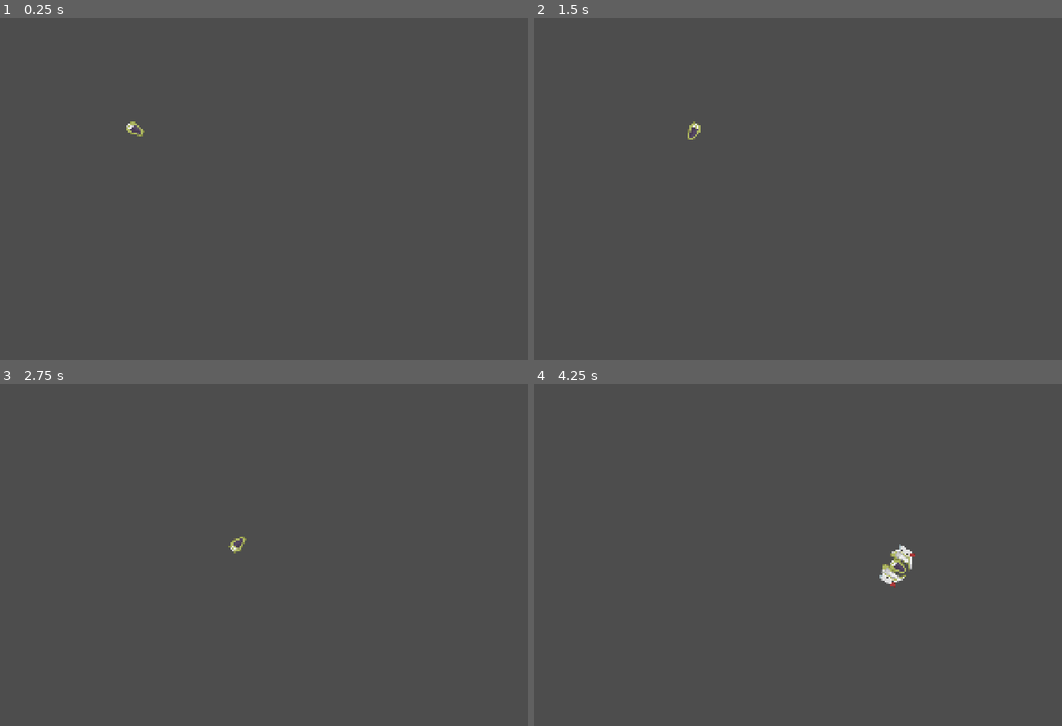
Above: before the commit, frames 1-4 (two rows, left to right).
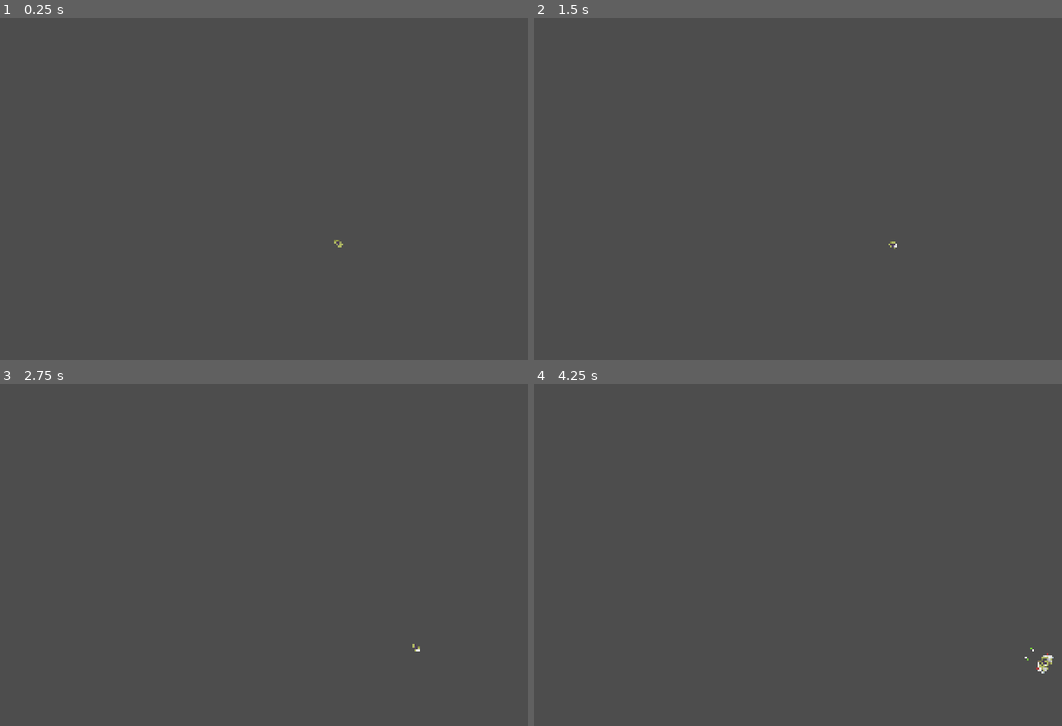
Above: after the commit, the same moments.

Repository: robertsforrest/modular_bullet_hell
Game: Godot game, scene res://Main.tscn
Two runs of this game, one before a commit and one after it. Both use one fixed random seed, a clock stepped at 60 frames per second and the inputs below.
Inputs (mouse positions are in pixels of both pictures, inside the frame that each line leads up to):
- Up to frame 1 (0.25 s): no input
- Up to frame 2 (1.5 s): tap Enter at 0.5 s; move the mouse to (908, 171) at 0.52 s; press the mouse at (908, 171) at 0.53 s; hold D (move_right) 0.53-1.28 s; move the mouse to (655, 206) at 1.27 s; release the mouse at (655, 206) at 1.28 s; hold S (move_down) from 1.28 s (still down); click (655, 206) at 1.35 s
- Up to frame 3 (2.75 s): move the mouse to (300, 479) at 2.02 s; release S (move_down) at 2.03 s; press the mouse at (300, 479) at 2.03 s; hold D (move_right) from 2.03 s (still down)
- Up to frame 4 (4.25 s): move the mouse to (745, 623) at 2.77 s; release D (move_right) at 2.78 s; release the mouse at (745, 623) at 2.78 s; hold W (move_up) 2.78-3.53 s; click (745, 623) at 2.85 s; move the mouse to (956, 606) at 3.52 s; press the mouse at (956, 606) at 3.53 s; hold A (move_left) from 3.53 s (still down); tap Y (debug_1) at 4.15 s

The runs differ from the first frame. In frame 1, less than 0.1% of the frame differs, in the area x 23-65%, y 30-68%; in frame 2, less than 0.1%; in frame 3, less than 0.1%; in frame 4, 0.5%, in the area x 65-99%, y 46-85%.

Commit message:
Implemented two simple bullet types linked to gun components w/ very basic bullet movement code

Diff:
--- /dev/null
+++ b/Entities/Player/Components/LaserGun.tscn
@@ -0,0 +1,26 @@
+[gd_scene format=3 uid="uid://dy8deqmtlgppq"]
+
+[ext_resource type="Script" uid="uid://ino5mhbbsc41" path="res://Entities/Player/Components/laser_gun.gd" id="1_15782"]
+[ext_resource type="Texture2D" uid="uid://hw7aemxrynw2" path="res://Entities/Player/Assets/laser_gun.png" id="2_1mt4w"]
+[ext_resource type="PackedScene" uid="uid://bajbukconqclo" path="res://Entities/Player/Projectiles/PlayerLaserSmall.tscn" id="2_5pjx0"]
+
+[sub_resource type="CapsuleShape2D" id="CapsuleShape2D_15782"]
+radius = 7.0
+height = 32.0
+
+[node name="LaserGun" type="Area2D" unique_id=202339197 node_paths=PackedStringArray("cooldown_timer", "collision_shape")]
+script = ExtResource("1_15782")
+bullet_tscn = ExtResource("2_5pjx0")
+cooldown_timer = NodePath("CooldownTimer")
+shoot_cooldown = 0.5
+collision_shape = NodePath("CollisionShape2D")
+metadata/_custom_type_script = "uid://dpjmm3b83c1q8"
+
+[node name="Sprite2D" type="Sprite2D" parent="." unique_id=1303605353]
+texture = ExtResource("2_1mt4w")
+
+[node name="CollisionShape2D" type="CollisionShape2D" parent="." unique_id=1415679640]
+shape = SubResource("CapsuleShape2D_15782")
+
+[node name="CooldownTimer" type="Timer" parent="." unique_id=86158748]
+one_shot = true
--- a/Entities/Player/Components/MachineGun.tscn
+++ b/Entities/Player/Components/MachineGun.tscn
@@ -2,14 +2,17 @@
 
 [ext_resource type="Script" uid="uid://cn6nsfaj7ubiq" path="res://Entities/Player/Components/machine_gun.gd" id="1_0fojp"]
 [ext_resource type="Texture2D" uid="uid://2ec8bfmy2dye" path="res://Entities/Player/Assets/machine_gun.png" id="2_bsps6"]
+[ext_resource type="PackedScene" uid="uid://j3jimo0mff4q" path="res://Entities/Player/Projectiles/PlayerBullet.tscn" id="2_tvpx7"]
 
 [sub_resource type="CapsuleShape2D" id="CapsuleShape2D_bsps6"]
 radius = 8.0
 height = 48.0
 
-[node name="MachineGun" type="Area2D" unique_id=841117510 node_paths=PackedStringArray("collision_shape")]
+[node name="MachineGun" type="Area2D" unique_id=841117510 node_paths=PackedStringArray("cooldown_timer", "collision_shape")]
 z_index = 1
 script = ExtResource("1_0fojp")
+bullet_tscn = ExtResource("2_tvpx7")
+cooldown_timer = NodePath("CooldownTimer")
 component_size = 1
 collision_shape = NodePath("CollisionShape2D")
 
@@ -20,3 +23,6 @@
 [node name="CollisionShape2D" type="CollisionShape2D" parent="." unique_id=584420267]
 position = Vector2(0, 16)
 shape = SubResource("CapsuleShape2D_bsps6")
+
+[node name="CooldownTimer" type="Timer" parent="." unique_id=1498351019]
+one_shot = true
--- /dev/null
+++ b/Entities/Player/Components/gun_component.gd
@@ -0,0 +1,16 @@
+class_name GunComponent
+extends ShipComponent
+
+@export var bullet_tscn: PackedScene
+@export var cooldown_timer: Timer
+@export var shoot_cooldown: float = 0.1
+
+func process(delta: float) -> void:
+	if (Input.is_action_pressed("shoot") and cooldown_timer.is_stopped()):
+		cooldown_timer.start(shoot_cooldown)
+		var bullet = bullet_tscn.instantiate()
+		bullet.direction = Vector2.DOWN.rotated(get_parent().global_rotation)
+		bullet.global_position = global_position
+		get_tree().get_current_scene().add_child(bullet)
+	# Call parent process
+	super(delta)
--- /dev/null
+++ b/Entities/Player/Components/laser_gun.gd
@@ -0,0 +1 @@
+extends GunComponent
--- a/Entities/Player/Components/machine_gun.gd
+++ b/Entities/Player/Components/machine_gun.gd
@@ -1 +1 @@
-extends ShipComponent
+extends GunComponent
--- a/Entities/Player/Components/player_core.gd
+++ b/Entities/Player/Components/player_core.gd
@@ -3,6 +3,7 @@
 const component_wing: PackedScene = preload("res://Entities/Player/Components/Wing.tscn")
 const component_thruster: PackedScene = preload("res://Entities/Player/Components/Thruster.tscn")
 const component_machine_gun: PackedScene = preload("res://Entities/Player/Components/MachineGun.tscn")
+const component_laser_gun: PackedScene = preload("res://Entities/Player/Components/LaserGun.tscn")
 
 func _process(delta: float) -> void:
 	if (Input.is_action_just_pressed("debug_1")):
@@ -11,5 +12,7 @@
 		var wing_right: ShipComponent = add_component(component_wing.instantiate(), 1)
 		var thrust_left: ShipComponent = wing_left.add_component(component_thruster.instantiate(), 0)
 		var thrust_right: ShipComponent = wing_right.add_component(component_thruster.instantiate(), 0)
-		var mg_left: ShipComponent = wing_left.add_component(component_machine_gun.instantiate(), 1)
-		var mg_right: ShipComponent = wing_right.add_component(component_machine_gun.instantiate(), 1)
+		#var mg_left: ShipComponent = wing_left.add_component(component_machine_gun.instantiate(), 1)
+		#var mg_right: ShipComponent = wing_right.add_component(component_machine_gun.instantiate(), 1)
+		var lg_left: ShipComponent = wing_left.add_component(component_laser_gun.instantiate(), 1)
+		var lg_right: ShipComponent = wing_right.add_component(component_laser_gun.instantiate(), 1)
--- /dev/null
+++ b/Entities/Player/Projectiles/PlayerBullet.tscn
@@ -0,0 +1,19 @@
+[gd_scene format=3 uid="uid://j3jimo0mff4q"]
+
+[ext_resource type="Texture2D" uid="uid://da6wliumu6gc3" path="res://Entities/Player/Assets/player_bullet_1.png" id="1_67cvd"]
+[ext_resource type="Script" uid="uid://duueds2mtskvj" path="res://Entities/Player/Projectiles/player_bullet.gd" id="1_jepk0"]
+
+[sub_resource type="CapsuleShape2D" id="CapsuleShape2D_67cvd"]
+radius = 4.0
+height = 18.0
+
+[node name="PlayerBullet" type="Area2D" unique_id=1523566817 groups=["player_bullets"]]
+script = ExtResource("1_jepk0")
+
+[node name="Sprite2D" type="Sprite2D" parent="." unique_id=2128162063]
+rotation = 1.5707964
+texture = ExtResource("1_67cvd")
+
+[node name="CollisionShape2D" type="CollisionShape2D" parent="." unique_id=198837390]
+rotation = 1.5707964
+shape = SubResource("CapsuleShape2D_67cvd")
--- /dev/null
+++ b/Entities/Player/Projectiles/PlayerLaserSmall.tscn
@@ -0,0 +1,20 @@
+[gd_scene format=3 uid="uid://bajbukconqclo"]
+
+[ext_resource type="Script" uid="uid://c4348s46chb0f" path="res://Entities/Player/Projectiles/player_laser_small.gd" id="1_ig64a"]
+[ext_resource type="Texture2D" uid="uid://2ld41w4xiuq0" path="res://Entities/Player/Assets/player_laser_1.png" id="1_yy7lx"]
+
+[sub_resource type="CapsuleShape2D" id="CapsuleShape2D_yy7lx"]
+radius = 4.0
+height = 36.0
+
+[node name="PlayerLaserSmall" type="Area2D" unique_id=1227237203 groups=["player_bullets"]]
+script = ExtResource("1_ig64a")
+speed = 2400.0
+
+[node name="Sprite2D" type="Sprite2D" parent="." unique_id=666694831]
+rotation = 1.5707964
+texture = ExtResource("1_yy7lx")
+
+[node name="CollisionShape2D" type="CollisionShape2D" parent="." unique_id=869283255]
+rotation = 1.5707964
+shape = SubResource("CapsuleShape2D_yy7lx")
--- /dev/null
+++ b/Entities/Player/Projectiles/player_bullet.gd
@@ -0,0 +1,9 @@
+class_name PlayerBullet
+extends Area2D
+
+@onready var direction: Vector2
+@export var speed: float = 3400.0
+
+func _physics_process(delta: float) -> void:
+	rotation = direction.angle()
+	position += direction * speed * delta
--- /dev/null
+++ b/Entities/Player/Projectiles/player_laser_small.gd
@@ -0,0 +1 @@
+extends PlayerBullet
--- a/Entities/Player/player.gd
+++ b/Entities/Player/player.gd
@@ -5,7 +5,7 @@
 
 # Gameplay variables
 @export var max_speed: float = 800.0
-@export var accel_spd: float = 200.0
+@export var accel_spd: float = 300.0
 @export var max_accel: float = 800.0
 @export var max_velocity: float = 1200.0
 @onready var velocity: Vector2 = Vector2.ZERO
@@ -34,6 +34,10 @@
 	velocity = velocity.limit_length(max_velocity)
 	position += velocity * delta
 
+func _process(delta: float) -> void:
+	for component in components:
+		component.process(delta)
+
 # Add a new component to the player
 func add_component(new_component) -> void:
 	add_child(new_component)
--- a/Main.tscn
+++ b/Main.tscn
@@ -6,3 +6,6 @@
 
 [node name="Player" parent="." unique_id=2004784632 instance=ExtResource("1_glv2v")]
 position = Vector2(619, 348)
+
+[node name="Camera2D" type="Camera2D" parent="." unique_id=1373726602]
+zoom = Vector2(0.5, 0.5)
--- a/project.godot
+++ b/project.godot
@@ -26,6 +26,10 @@
 window/size/viewport_height=1080
 window/stretch/mode="canvas_items"
 window/stretch/aspect="expand"
+
+[global_group]
+
+player_bullets=""
 
 [input]
 
@@ -58,6 +62,11 @@
 , Object(InputEventKey,"resource_local_to_scene":false,"resource_name":"","device":-1,"window_id":0,"alt_pressed":false …(186 unchanged characters)…
 ]
 }
+shoot={
+"deadzone": 0.2,
+"events": [Object(InputEventMouseButton,"resource_local_to_scene":false,"resource_name":"","device":-1,"window_id":0,"alt_pressed":false,"shift_pressed":false,"ctrl_pressed":false,"meta_pressed":false,"button_mask":0,"position":Vector2(0, 0),"global_position":Vector2(0, 0),"factor":1.0,"button_index":1,"canceled":false,"pressed":false,"double_click":false,"script":null)
+]
+}
 
 [physics]
 
Binary file added: Entities/Player/Assets/player_bullet_1.png
Not shown, added: Entities/Player/Assets/player_bullet_1.png.import
Binary file added: Entities/Player/Assets/player_laser_1.png
Not shown, added: Entities/Player/Assets/player_laser_1.png.import
Not shown, added: Entities/Player/Components/gun_component.gd.uid
Not shown, added: Entities/Player/Components/laser_gun.gd.uid
Not shown, added: Entities/Player/Projectiles/player_bullet.gd.uid
Not shown, added: Entities/Player/Projectiles/player_laser_small.gd.uid
